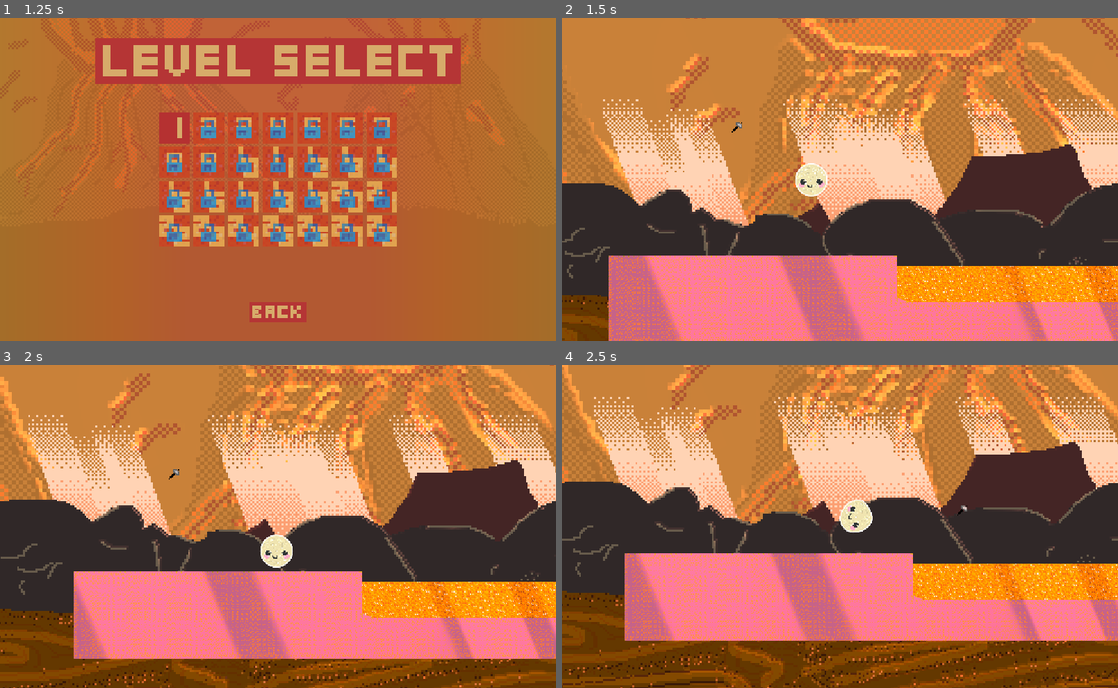
Above: before the commit, frames 1-4 (two rows, left to right).
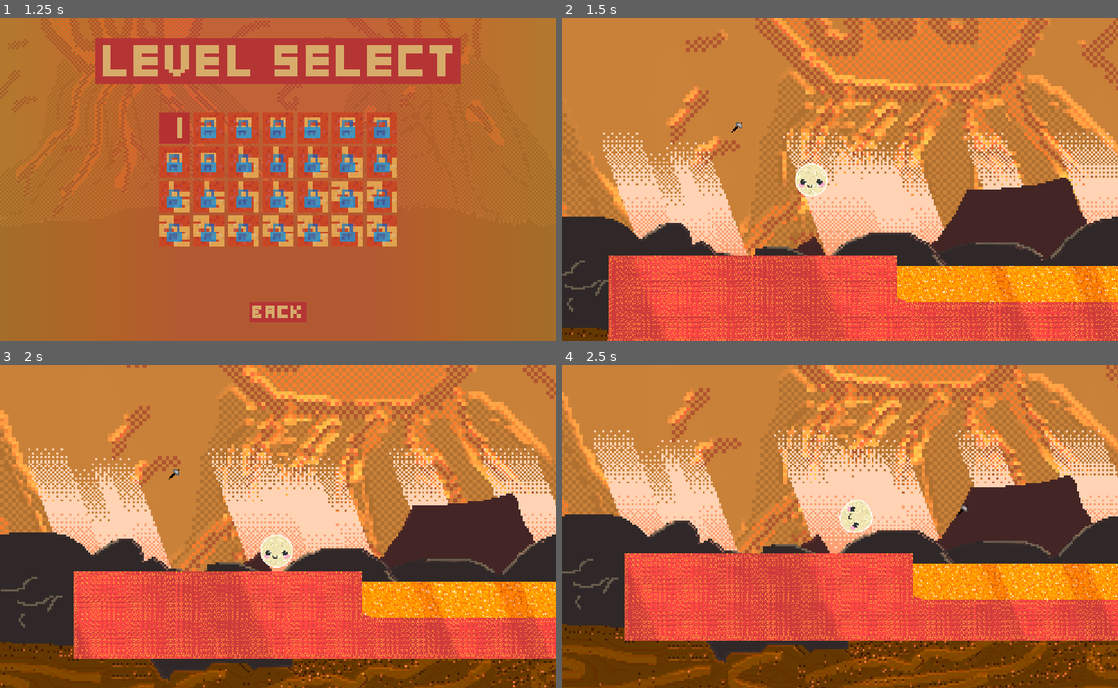
Above: after the commit, the same moments.

Repository: Yaheeha-Baheeha/rock-hard
Game: Godot game, scene res://menu.tscn
Same seed, same stepped clock (60 frames per second), same inputs: the game is played once before the commit and once after it. The engine's default icon, where the game draws it, is replaced by a stand-in: a white triangle on a blue panel in a dark square.
Inputs (mouse positions are in pixels of both pictures, inside the frame that each line leads up to):
- Up to frame 1 (1.25 s): click (278, 198) at 0.5 s
- Up to frame 2 (1.5 s): click (734, 127) at 1.25 s
- Up to frame 3 (2 s): no input
- Up to frame 4 (2.5 s): tap Enter (ui_accept) at 2 s; move the mouse to (962, 510) at 2.02 s; hold D (right) from 2.03 s (still down); hold S (crouch) from 2.03 s (still down); click (962, 510) at 2.17 s; tap Space (jump) at 2.27 s

Frame 1 is identical in both runs. In frame 2, 55% of the frame differs, in the area x 0-100%, y 0-100%; in frame 3, 57%; in frame 4, 57%.

Commit message:
added new tileset

Diff:
--- a/background.tscn
+++ b/background.tscn
@@ -37,6 +37,7 @@
 gradient = SubResource("Gradient_8u6ia")
 
 [node name="background" type="Node2D" unique_id=979663656]
+position = Vector2(0, 104)
 
 [node name="volcane behindest" type="Parallax2D" parent="." unique_id=1263902971]
 scale = Vector2(1.49, 1.49)
@@ -166,10 +167,8 @@
 [node name="mountains behind" type="Parallax2D" parent="." unique_id=104566461]
 scale = Vector2(1.49, 1.49)
 scroll_scale = Vector2(0.3, 1)
-scroll_offset = Vector2(16, 0)
 repeat_size = Vector2(1156, 0)
 repeat_times = 3
-metadata/_edit_lock_ = true
 
 [node name="Sprite2D" type="Sprite2D" parent="mountains behind" unique_id=1674585073]
 position = Vector2(-0.35498047, -336)
@@ -199,6 +198,6 @@
 
 [node name="bg no debug" type="Sprite2D" parent="." unique_id=641315926]
 z_index = -999
-position = Vector2(0, 8548.965)
-scale = Vector2(-4719.758, 258.74197)
+position = Vector2(0, 36644.96)
+scale = Vector2(-4719.758, 1136.7418)
 texture = SubResource("GradientTexture2D_6i7po")
--- a/level_1.tscn
+++ b/level_1.tscn
@@ -1,8 +1,8 @@
 [gd_scene format=4 uid="uid://dij4cjoaktblo"]
 
 [ext_resource type="Script" uid="uid://bx403epsvcucj" path="res://hazard_respawn_area.gd" id="4_5hph3"]
-[ext_resource type="Texture2D" uid="uid://dbtl6gq7ck22h" path="res://Textures/tileset.png" id="4_ihfcg"]
 [ext_resource type="Texture2D" uid="uid://die1nc5pjay8p" path="res://icon.svg" id="4_rka8t"]
+[ext_resource type="Texture2D" uid="uid://da88yw4bsbs5l" path="res://resources/tileset_canvas.tres" id="4_swvua"]
 [ext_resource type="PackedScene" uid="uid://cp6jiswud21r8" path="res://Hammer.tscn" id="5_5hph3"]
 [ext_resource type="Script" uid="uid://68cnxhyjunjk" path="res://collectable.gd" id="6_5rr72"]
 [ext_resource type="Texture2D" uid="uid://b7r5b0a21wc5f" path="res://Textures/ceramic.jpg" id="6_j7kpp"]
@@ -33,7 +33,7 @@
 [ext_resource type="Texture2D" uid="uid://ckjbx66vas5mv" path="res://Textures/Lava/fall/lavafall_22.png" id="30_dltcj"]
 
 [sub_resource type="TileSetAtlasSource" id="TileSetAtlasSource_ihfcg"]
-texture = ExtResource("4_ihfcg")
+texture = ExtResource("4_swvua")
 1:1/0 = 0
 1:1/0/terrain_set = 0
 1:1/0/terrain = 0
--- a/level_2.tscn
+++ b/level_2.tscn
@@ -3,7 +3,7 @@
 [ext_resource type="PackedScene" uid="uid://cp6jiswud21r8" path="res://Hammer.tscn" id="1_e6ygx"]
 [ext_resource type="PackedScene" uid="uid://6je4rmn0ov37" path="res://Player.tscn" id="2_xlxjt"]
 [ext_resource type="PackedScene" uid="uid://c7h14j6k8sd2f" path="res://background.tscn" id="3_aocai"]
-[ext_resource type="Texture2D" uid="uid://dbtl6gq7ck22h" path="res://Textures/tileset.png" id="4_xwl8u"]
+[ext_resource type="Texture2D" uid="uid://da88yw4bsbs5l" path="res://resources/tileset_canvas.tres" id="4_dyw3t"]
 [ext_resource type="Texture2D" uid="uid://die1nc5pjay8p" path="res://icon.svg" id="5_3pas5"]
 [ext_resource type="Script" uid="uid://68cnxhyjunjk" path="res://collectable.gd" id="6_u1jey"]
 [ext_resource type="Script" uid="uid://bx403epsvcucj" path="res://hazard_respawn_area.gd" id="7_51w4t"]
@@ -67,7 +67,7 @@
 [ext_resource type="Texture2D" uid="uid://chpf22sm0cbuo" path="res://Textures/Lava/CreviceSpecular.png" id="65_omxaf"]
 
 [sub_resource type="TileSetAtlasSource" id="TileSetAtlasSource_41lt0"]
-texture = ExtResource("4_xwl8u")
+texture = ExtResource("4_dyw3t")
 1:1/0 = 0
 1:1/0/terrain_set = 0
 1:1/0/terrain = 0
--- a/level_3.tscn
+++ b/level_3.tscn
@@ -3,7 +3,7 @@
 [ext_resource type="PackedScene" uid="uid://cp6jiswud21r8" path="res://Hammer.tscn" id="1_j8bo8"]
 [ext_resource type="PackedScene" uid="uid://6je4rmn0ov37" path="res://Player.tscn" id="2_1jdk1"]
 [ext_resource type="PackedScene" uid="uid://c7h14j6k8sd2f" path="res://background.tscn" id="3_6p2dc"]
-[ext_resource type="Texture2D" uid="uid://dbtl6gq7ck22h" path="res://Textures/tileset.png" id="4_fmu3g"]
+[ext_resource type="Texture2D" uid="uid://da88yw4bsbs5l" path="res://resources/tileset_canvas.tres" id="4_3uls0"]
 [ext_resource type="PackedScene" uid="uid://dp2yvv1x5o1jn" path="res://lever.tscn" id="5_1jdk1"]
 [ext_resource type="Texture2D" uid="uid://die1nc5pjay8p" path="res://icon.svg" id="6_7ds5r"]
 [ext_resource type="Script" uid="uid://0qav6eeuf12j" path="res://win_area.gd" id="7_liaj6"]
@@ -34,7 +34,7 @@
 [ext_resource type="Texture2D" uid="uid://ckjbx66vas5mv" path="res://Textures/Lava/fall/lavafall_22.png" id="32_f08ys"]
 
 [sub_resource type="TileSetAtlasSource" id="TileSetAtlasSource_7ds5r"]
-texture = ExtResource("4_fmu3g")
+texture = ExtResource("4_3uls0")
 1:1/0 = 0
 1:1/0/terrain_set = 0
 1:1/0/terrain = 0
--- a/level_4.tscn
+++ b/level_4.tscn
@@ -6,13 +6,13 @@
 [ext_resource type="Script" uid="uid://0qav6eeuf12j" path="res://win_area.gd" id="3_66w8i"]
 [ext_resource type="PackedScene" uid="uid://c7h14j6k8sd2f" path="res://background.tscn" id="3_c8stx"]
 [ext_resource type="Script" uid="uid://68cnxhyjunjk" path="res://collectable.gd" id="4_80qnk"]
-[ext_resource type="Texture2D" uid="uid://dbtl6gq7ck22h" path="res://Textures/tileset.png" id="4_aqy51"]
+[ext_resource type="Texture2D" uid="uid://da88yw4bsbs5l" path="res://resources/tileset_canvas.tres" id="4_cicwn"]
 [ext_resource type="PackedScene" uid="uid://b5p7l64gpe84h" path="res://ceramics/vertical_rigid_ceramic.tscn" id="5_l45re"]
 [ext_resource type="Script" uid="uid://bx403epsvcucj" path="res://hazard_respawn_area.gd" id="9_80qnk"]
 [ext_resource type="Texture2D" uid="uid://b7r5b0a21wc5f" path="res://Textures/ceramic.jpg" id="10_cicwn"]
 
 [sub_resource type="TileSetAtlasSource" id="TileSetAtlasSource_48hld"]
-texture = ExtResource("4_aqy51")
+texture = ExtResource("4_cicwn")
 1:1/0 = 0
 1:1/0/terrain_set = 0
 1:1/0/terrain = 0
--- a/level_5.tscn
+++ b/level_5.tscn
@@ -1,6 +1,6 @@
 [gd_scene format=4 uid="uid://cnc7y8ql6ejc"]
 
-[ext_resource type="Texture2D" uid="uid://dbtl6gq7ck22h" path="res://Textures/tileset.png" id="1_br4so"]
+[ext_resource type="Texture2D" uid="uid://da88yw4bsbs5l" path="res://resources/tileset_canvas.tres" id="1_j6qfn"]
 [ext_resource type="PackedScene" uid="uid://cp6jiswud21r8" path="res://Hammer.tscn" id="2_8ons7"]
 [ext_resource type="PackedScene" uid="uid://6je4rmn0ov37" path="res://Player.tscn" id="3_tac4s"]
 [ext_resource type="PackedScene" uid="uid://c7h14j6k8sd2f" path="res://background.tscn" id="4_qhsfq"]
@@ -11,7 +11,7 @@
 [ext_resource type="Texture2D" uid="uid://b7r5b0a21wc5f" path="res://Textures/ceramic.jpg" id="9_2etst"]
 
 [sub_resource type="TileSetAtlasSource" id="TileSetAtlasSource_kcwpe"]
-texture = ExtResource("1_br4so")
+texture = ExtResource("1_j6qfn")
 1:1/0 = 0
 1:1/0/terrain_set = 0
 1:1/0/terrain = 0
--- a/level_6.tscn
+++ b/level_6.tscn
@@ -1,10 +1,8 @@
 [gd_scene format=4 uid="uid://b47lnwodsg1un"]
 
-[ext_resource type="Texture2D" uid="uid://dbtl6gq7ck22h" path="res://Textures/tileset.png" id="1_ugxsx"]
+[ext_resource type="Texture2D" uid="uid://da88yw4bsbs5l" path="res://resources/tileset_canvas.tres" id="1_vp58d"]
 [ext_resource type="Script" uid="uid://cvl1iuwmgblla" path="res://tile_map_layer_2.gd" id="2_mix47"]
-[ext_resource type="Texture2D" uid="uid://cbq81igcvnwl3" path="res://Textures/tileset-normal.png" id="2_xo623"]
 [ext_resource type="PackedScene" uid="uid://cp6jiswud21r8" path="res://Hammer.tscn" id="2_yxwl1"]
-[ext_resource type="Texture2D" uid="uid://bgawduovqec1i" path="res://Textures/tileset-specular.png" id="3_ejlf8"]
 [ext_resource type="PackedScene" uid="uid://6je4rmn0ov37" path="res://Player.tscn" id="3_mix47"]
 [ext_resource type="PackedScene" uid="uid://c7h14j6k8sd2f" path="res://background.tscn" id="4_ixf42"]
 [ext_resource type="Texture2D" uid="uid://die1nc5pjay8p" path="res://icon.svg" id="6_brkdw"]
@@ -13,13 +11,8 @@
 [ext_resource type="Script" uid="uid://bx403epsvcucj" path="res://hazard_respawn_area.gd" id="9_vp58d"]
 [ext_resource type="Texture2D" uid="uid://b7r5b0a21wc5f" path="res://Textures/ceramic.jpg" id="10_3eqwd"]
 
-[sub_resource type="CanvasTexture" id="CanvasTexture_yh5ew"]
-diffuse_texture = ExtResource("1_ugxsx")
-normal_texture = ExtResource("2_xo623")
-specular_texture = ExtResource("3_ejlf8")
-
 [sub_resource type="TileSetAtlasSource" id="TileSetAtlasSource_brkdw"]
-texture = SubResource("CanvasTexture_yh5ew")
+texture = ExtResource("1_vp58d")
 1:1/0 = 0
 1:1/0/terrain_set = 0
 1:1/0/terrain = 0
--- /dev/null
+++ b/resources/tileset_canvas.tres
@@ -0,0 +1,10 @@
+[gd_resource type="CanvasTexture" format=3 uid="uid://da88yw4bsbs5l"]
+
+[ext_resource type="Texture2D" uid="uid://dbtl6gq7ck22h" path="res://Textures/tileset.png" id="1_7dq3u"]
+[ext_resource type="Texture2D" uid="uid://cbq81igcvnwl3" path="res://Textures/tileset-normal.png" id="2_fp43w"]
+[ext_resource type="Texture2D" uid="uid://bgawduovqec1i" path="res://Textures/tileset-specular.png" id="3_8cpx8"]
+
+[resource]
+diffuse_texture = ExtResource("1_7dq3u")
+normal_texture = ExtResource("2_fp43w")
+specular_texture = ExtResource("3_8cpx8")
Binary file added: Textures/star.png
Not shown, added: Textures/star.png.import
Binary file changed: Textures/tileset.png
Not shown, changed: level_7.tscn
